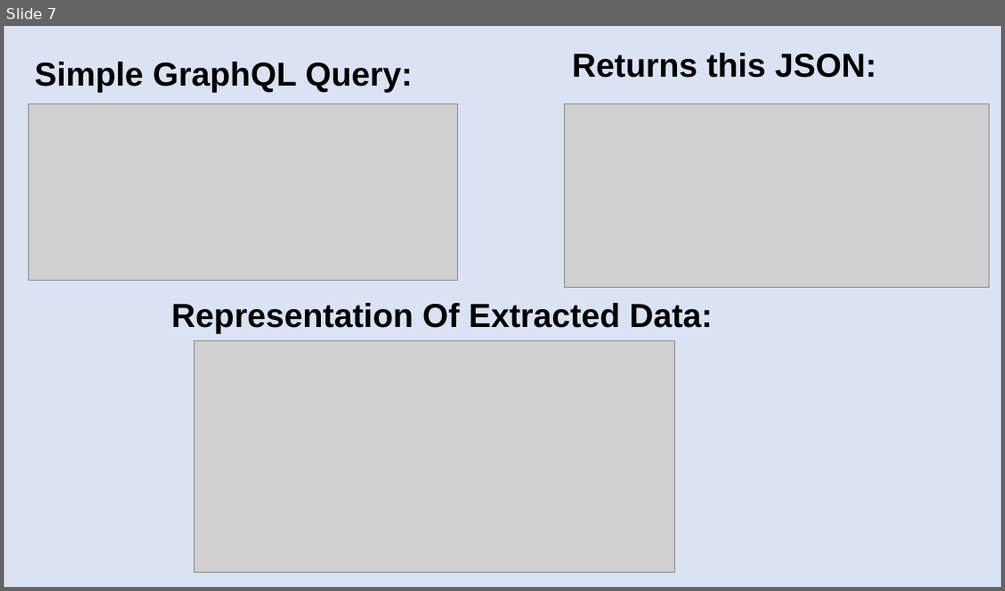
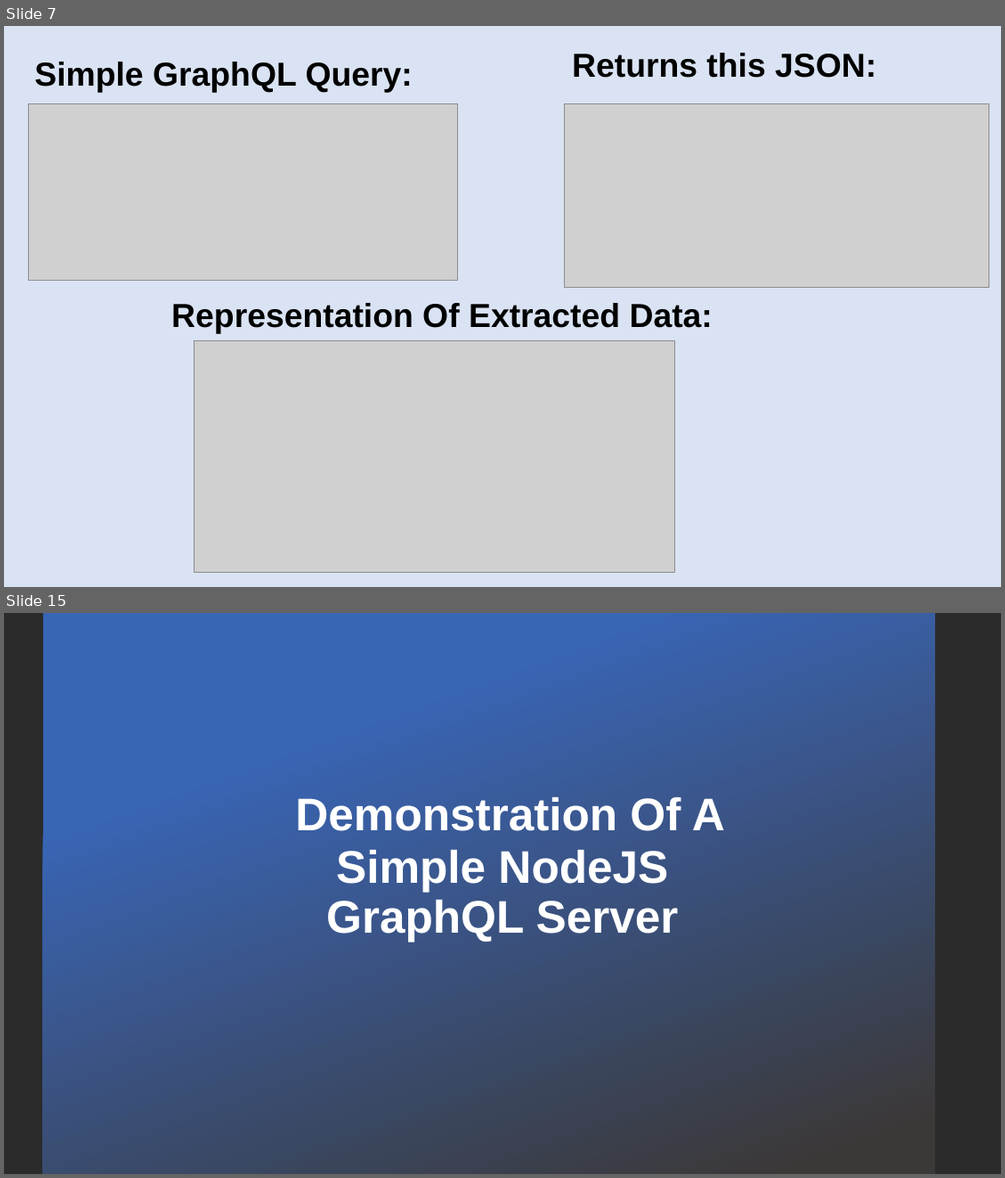
Before and after one commit to patelg123/graphql-presentation, a slide deck: current.pptx. Shown one above the other, each under a label of ours: slide 7 before the commit, slides 7 and 15 after it; the slides between them are not shown. The pictures are 1005x591 and 1005x1178 pixels, drawn with LibreOffice and Linux fonts; fonts in the diff are those of the drawing; grey boxes stand for pictures; background and template pictures are left out; a plain dark background stands for a picture behind light text. Boxes give left, top, right and bottom in pixels: in the first picture for what was removed or moved away, otherwise in the second. Text is boxed around its words. In the diff, an @@ line names an element or a change of style, - is before the commit and + after.

```diff
--- a/current.pptx
+++ b/current.pptx
@@ slide 15 added at box(4, 613, 1001, 1174), background picture (left out) @@
@@ rectangle added at box(43, 613, 935, 1174), fill gradient #3965B5 to #3B3838 @@
@@ title added at box(295, 797, 725, 941), 44 pt, text #FFFFFF, bold @@
+Demonstration Of A Simple NodeJS GraphQL Server
```
Also in this commit, not shown: 16 slides changed, 1 slide removed.
